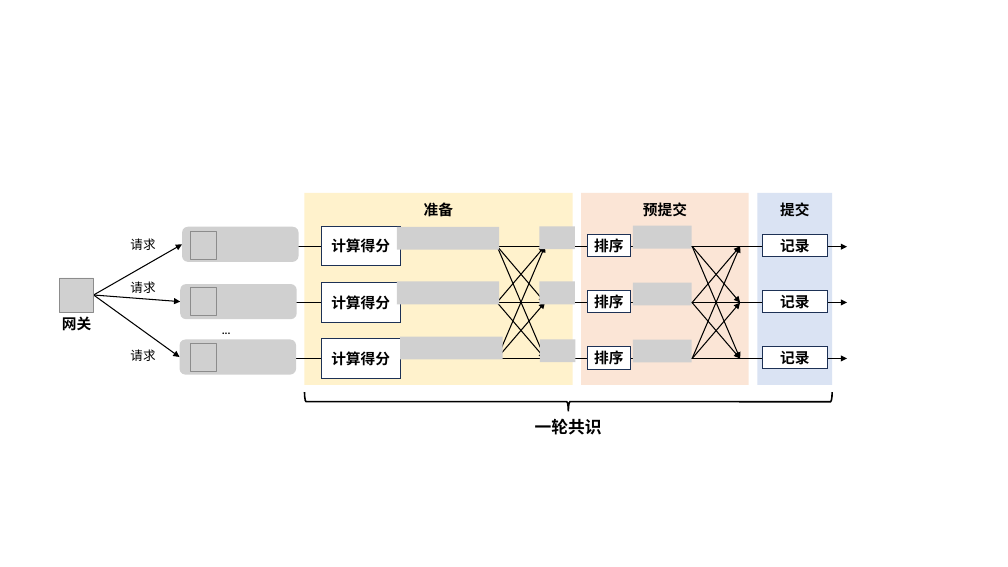
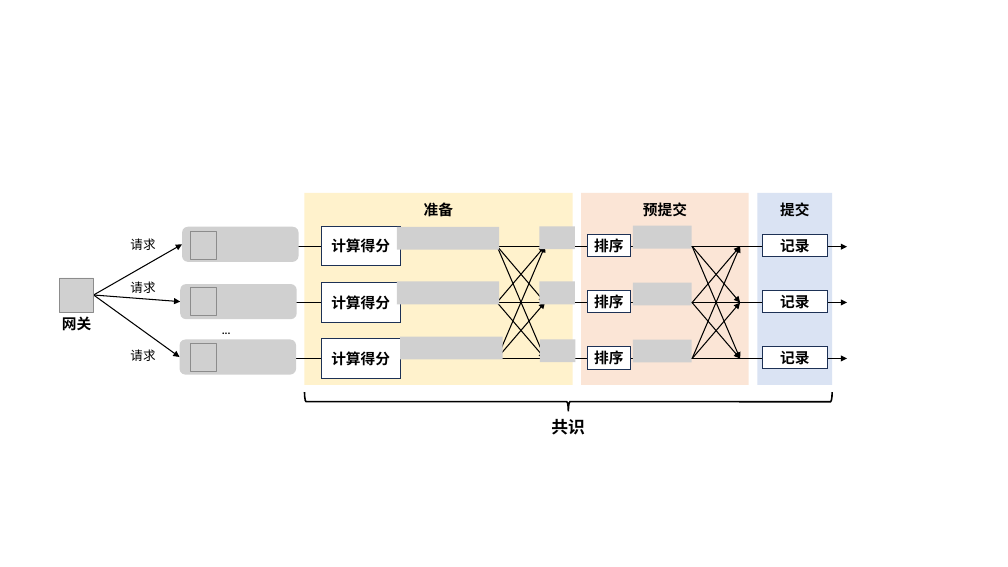
Before and after one commit to Studio-tyx/tyx_thesis_template, a slide deck: slide 25 of figure/timechain/fig.pptx. Drawn at 1008x567 pixels with LibreOffice and Linux fonts; fonts in the diff are those of the drawing; grey boxes stand for pictures; background and template pictures are left out. Boxes give left, top, right and bottom in pixels: in the first picture for what was removed or moved away, otherwise in the second. Text is boxed around its words. In the diff, an @@ line names an element or a change of style, - is before the commit and + after.

```diff
--- a/figure/timechain/fig.pptx
+++ b/figure/timechain/fig.pptx
@@ text at (551,419,585,435): text changed @@
-一轮共识
+共识
```
Also in this commit, not shown: 4 other slides changed, 1 slide added, 6 other files.
